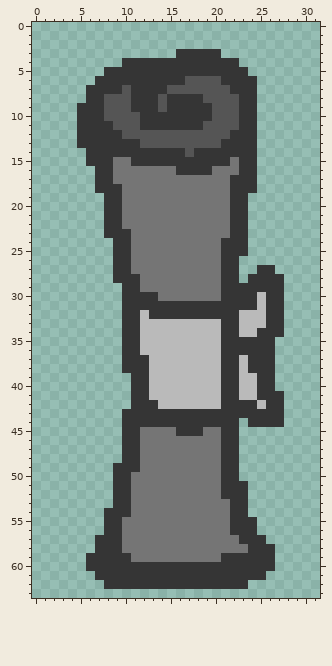
Edited in one commit: pixel-art sprite (assets/scroll.png). Above, as it was before the edit.
The file is 32x64 pixels.
And afterwards:
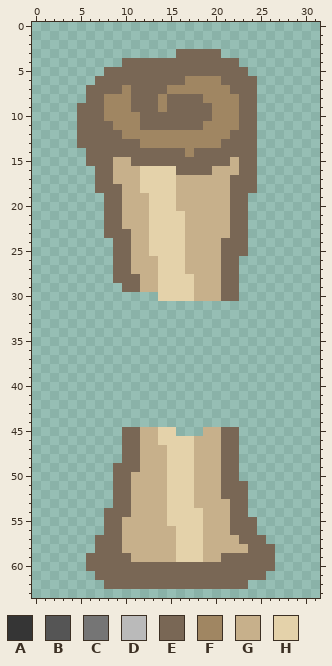
Palette (. is transparent): A #353535  B #555555  C #757575  D #bababa  E #796755  F #a08662  G #c7b08b  H #e4d2aa
Diff:
Changed rows in their new state; - is an unchanged pixel.
first column x 5:
 3 -----------EEEEE-------
 4 -----EEEEEEEEEEEEE-----
 5 ---EEEEEEEEEEEEEEEE----
 6 --EEEEEEEEEEFFFFEEEE---
 7 -EEEEFEEEEFFFFFFFEEE---
 8 -EEFFFEEEFEEEEFFFFEE---
 9 EEEFFFEEEFEEEEEFFFEE---
10 EEEFFFFEEEEEEEEFFFEE---
11 EEEEFFFEEEEEEEFFFFEE---
12 EEEEEFFFFFFFFFFFFEEE---
13 EEEEEEEFFFFFFFFFEEEE---
14 -EEEEEEEEEEEFEEEEEEE---
15 -EEEGGEEEEEEEEEEEGEE---
16 --EEGGGHHHHEEEEGGGEE---
17 --EEGGGHHHHGGGGGGEEE---
18 --EEEGGHHHHGGGGGGEEE---
19 ---EEGGGHHHGGGGGGEE----
20 ---EEGGGHHHGGGGGGEE----
21 ---EEGGGHHHHGGGGGEE----
22 ---EEGGGHHHHGGGGGEE----
23 ---EEEGGHHHHGGGGGEE----
24 ----EEGGHHHHGGGGEEE----
25 ----EEGGHHHHGGGGEEE----
26 ----EEGGGHHHGGGGEE-----
27 ----EEGGGHHHGGGGEE--..-
28 ----EEEGGHHHHGGGEE-....
29 -----EEGGHHHHGGGEE.....
30 -----....HHHHGGGEE.....
31 -----..................
32 -----..................
33 -----..................
34 -----..................
35 -----.................-
36 -----.................-
37 -----.................-
38 -----.................-
39 ------................-
40 ------................-
41 ------.................
42 ------.................
43 -----..................
44 -----.............-....
45 -----EEGGHH...GGEE-----
46 -----EEGGHHHHGGGEE-----
47 -----EEGGGHHHGGGEE-----
48 -----EEGGGHHHGGGEE-----
49 ----EEEGGGHHHGGGEE-----
50 ----EEGGGGHHHGGGEE-----
51 ----EEGGGGHHHGGGEEE----
52 ----EEGGGGHHHGGGEEE----
53 ----EEGGGGHHHGGGGEE----
54 ---EEEGGGGHHHHGGGEE----
55 ---EEGGGGGHHHHGGGEEE---
56 ---EEGGGGGGHHHGGGEEE---
57 --EEEGGGGGGHHHGGGGEEE--
58 --EEEGGGGGGHHHGGGGGEEE-
59 -EEEEEGGGGGHHHGGEEEEEE-
60 -EEEEEEEEEEEEEEEEEEEEE-
61 --EEEEEEEEEEEEEEEEEEE--
62 ---EEEEEEEEEEEEEEEE----
Boxes around the changes in both pictures, in picture pixels (x1, y1, x2, y2):
changed: (77, 49, 284, 589)
